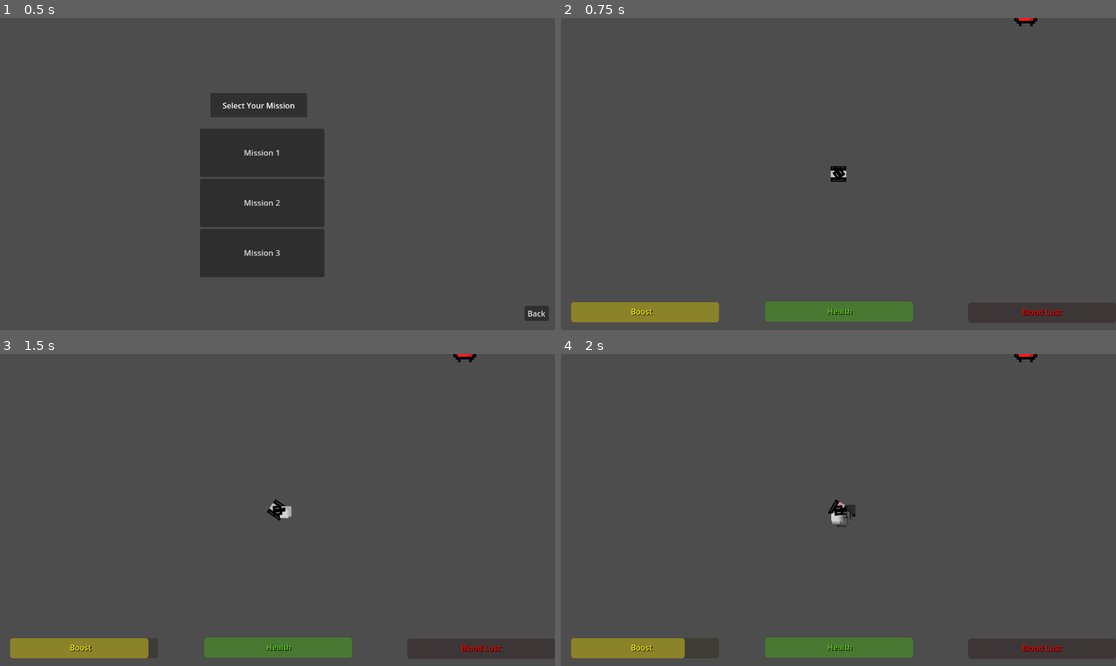
Above: before the commit, frames 1-4 (two rows, left to right).
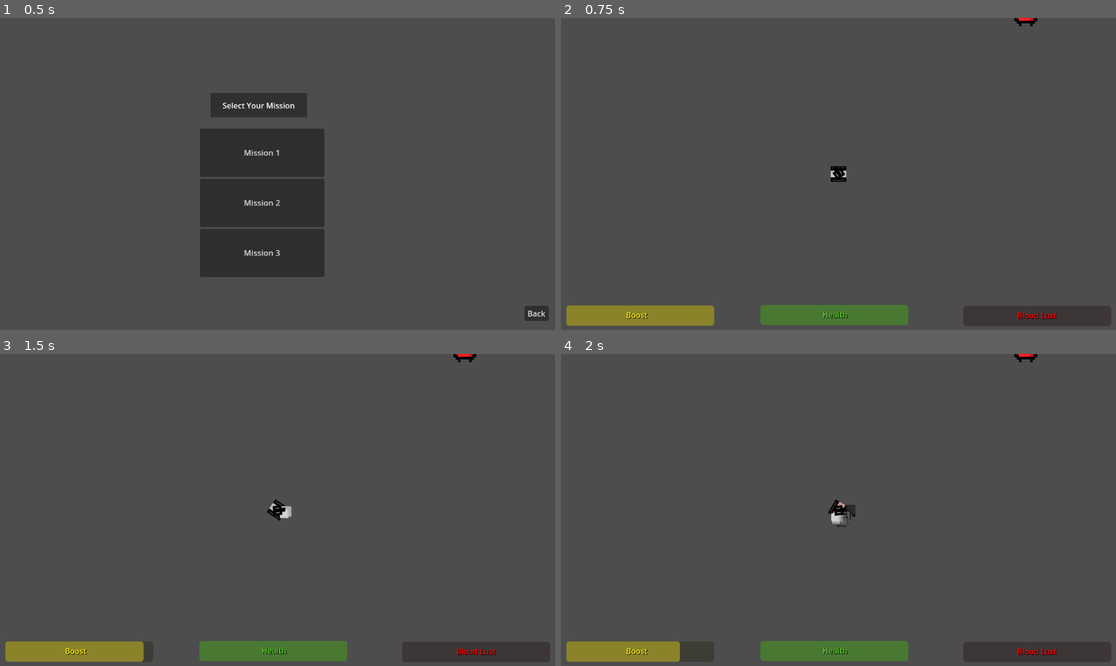
Above: after the commit, the same moments.

Repository: TheCrusty/Biotank-demake
Game: Godot game, scene res://gui/mission_select.tscn
Two runs of this game, one before a commit and one after it. Both use one fixed random seed, a clock stepped at 60 frames per second and the inputs below.
Inputs (mouse positions are in pixels of both pictures, inside the frame that each line leads up to):
- Up to frame 1 (0.5 s): no input
- Up to frame 2 (0.75 s): click "Mission 1" at 0.5 s
- Up to frame 3 (1.5 s): tap Enter at 1.25 s; move the mouse to (399, 494) at 1.27 s; hold D (Rotate_Right) from 1.28 s (still down); hold Shift (Boost) from 1.28 s (still down)
- Up to frame 4 (2 s): keep holding D (Rotate_Right); keep holding Shift (Boost)

Frame 1 is identical in both runs. In frame 2, 1.7% of the frame differs, in the area x 1-91%, y 90-99%; in frame 3, 1.7%; in frame 4, 1.6%.

Commit message:
moved GUI to its own canvas layer

Diff:
--- a/levels/level2.tscn
+++ b/levels/level2.tscn
@@ -5,6 +5,10 @@
 [ext_resource type="PackedScene" uid="uid://ddiq7lliqxm0u" path="res://enemy/projectile_enemy.tscn" id="4_edw4j"]
 
 [node name="Node2D" type="Node2D"]
+
+[node name="GUILayer" type="CanvasLayer" parent="."]
+
+[node name="ingame_ui" parent="GUILayer" instance=ExtResource("3_krt87")]
 
 [node name="Player" parent="." instance=ExtResource("1_ql884")]
 position = Vector2(500, 250)
@@ -16,9 +20,6 @@
 
 [node name="Camera2D" type="Camera2D" parent="."]
 position = Vector2(500, 250)
-
-[node name="ingame_ui" parent="Camera2D" instance=ExtResource("3_krt87")]
-position = Vector2(-566, -331)
 
 [node name="projectile_enemy" parent="." instance=ExtResource("4_edw4j")]
 position = Vector2(890, -87)
--- a/levels/level_3.tscn
+++ b/levels/level_3.tscn
@@ -7,6 +7,10 @@
 
 [node name="level_3" type="Node2D"]
 
+[node name="GUILayer" type="CanvasLayer" parent="."]
+
+[node name="ingame_ui" parent="GUILayer" instance=ExtResource("3_lntyy")]
+
 [node name="Player" parent="." instance=ExtResource("1_3lml8")]
 
 [node name="CameraPosition" type="RemoteTransform2D" parent="Player"]
@@ -15,9 +19,6 @@
 update_scale = false
 
 [node name="Camera2D" type="Camera2D" parent="."]
-
-[node name="ingame_ui" parent="Camera2D" instance=ExtResource("3_lntyy")]
-position = Vector2(-566, -331)
 
 [node name="projectile_enemy" parent="." instance=ExtResource("4_7y6b2")]
 position = Vector2(778, -579)
--- a/levels/test_level.tscn
+++ b/levels/test_level.tscn
@@ -8,6 +8,10 @@
 [node name="test-level" type="Node2D"]
 metadata/_edit_vertical_guides_ = [-86.0]
 
+[node name="GUILayer" type="CanvasLayer" parent="."]
+
+[node name="ingame_ui" parent="GUILayer" instance=ExtResource("5_igyyk")]
+
 [node name="Player" parent="." instance=ExtResource("1_r5h3c")]
 position = Vector2(500, 250)
 
@@ -15,6 +19,9 @@
 remote_path = NodePath("../../Camera2D")
 update_rotation = false
 update_scale = false
+
+[node name="Camera2D" type="Camera2D" parent="."]
+position = Vector2(500, 250)
 
 [node name="Enemy" parent="." instance=ExtResource("2_0r224")]
 position = Vector2(2390, 615)
@@ -37,9 +44,3 @@
 [node name="projectile_enemy" parent="." instance=ExtResource("3_tpgiq")]
 position = Vector2(890, -87)
 scale = Vector2(1.44, 1.44)
-
-[node name="Camera2D" type="Camera2D" parent="."]
-position = Vector2(500, 250)
-
-[node name="ingame_ui" parent="Camera2D" instance=ExtResource("5_igyyk")]
-position = Vector2(-566, -331)
